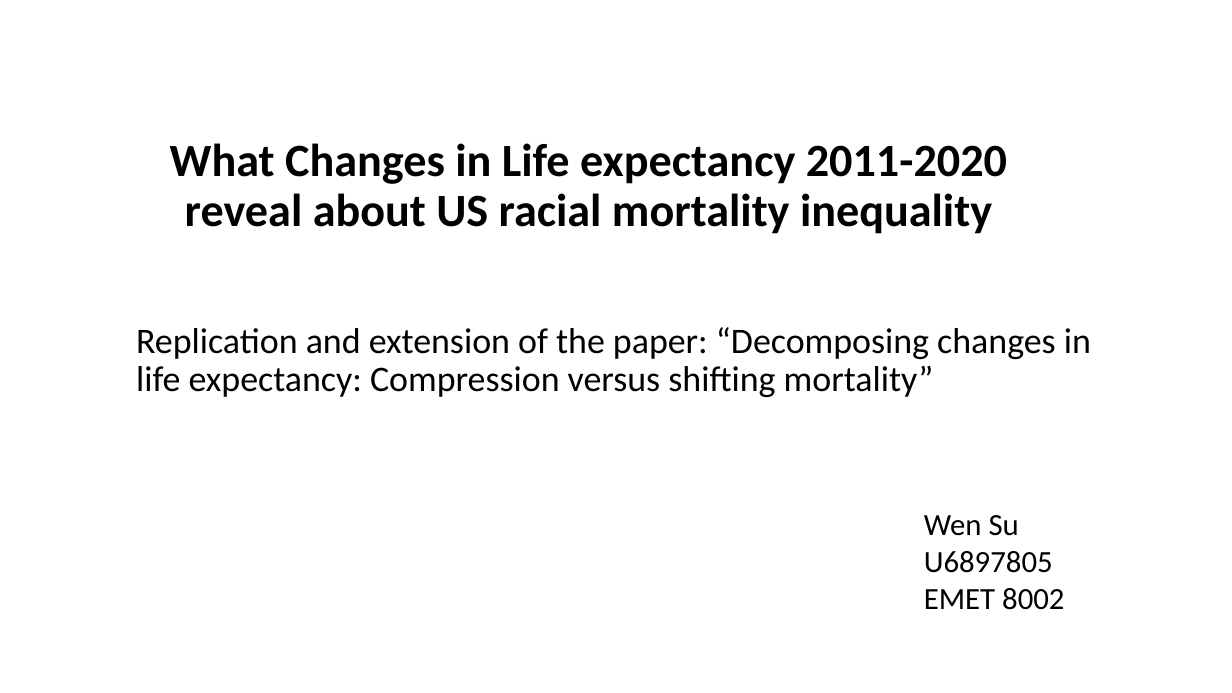
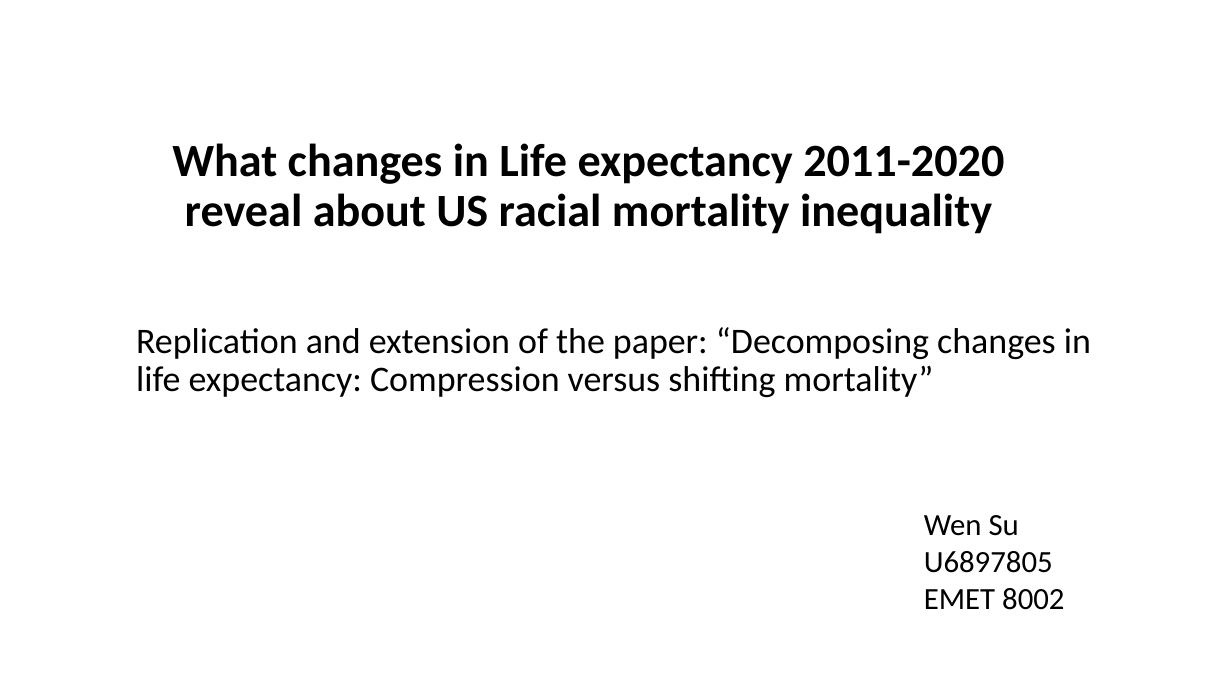
Before and after one commit to WenSu221/Gompertz_Decomp, a slide deck: slide 1 of What Changes in Life expectancy reveals about US.pptx. Drawn at 1232x693 pixels with LibreOffice and Linux fonts; fonts in the diff are those of the drawing. Boxes give left, top, right and bottom in pixels: in the first picture for what was removed or moved away, otherwise in the second. Text is boxed around its words. In the diff, an @@ line names an element or a change of style, - is before the commit and + after.

```diff
--- a/What Changes in Life expectancy reveals about US.pptx
+++ b/What Changes in Life expectancy reveals about US.pptx
@@ title at <box>172,143,1004,234</box>: text changed @@
-What Changes in Life expectancy 2011-2020 reveal about US racial mortality inequality
+What changes in Life expectancy 2011-2020 reveal about US racial mortality inequality
```
Also in this commit, not shown: 2 other slides changed, 1 other file.
